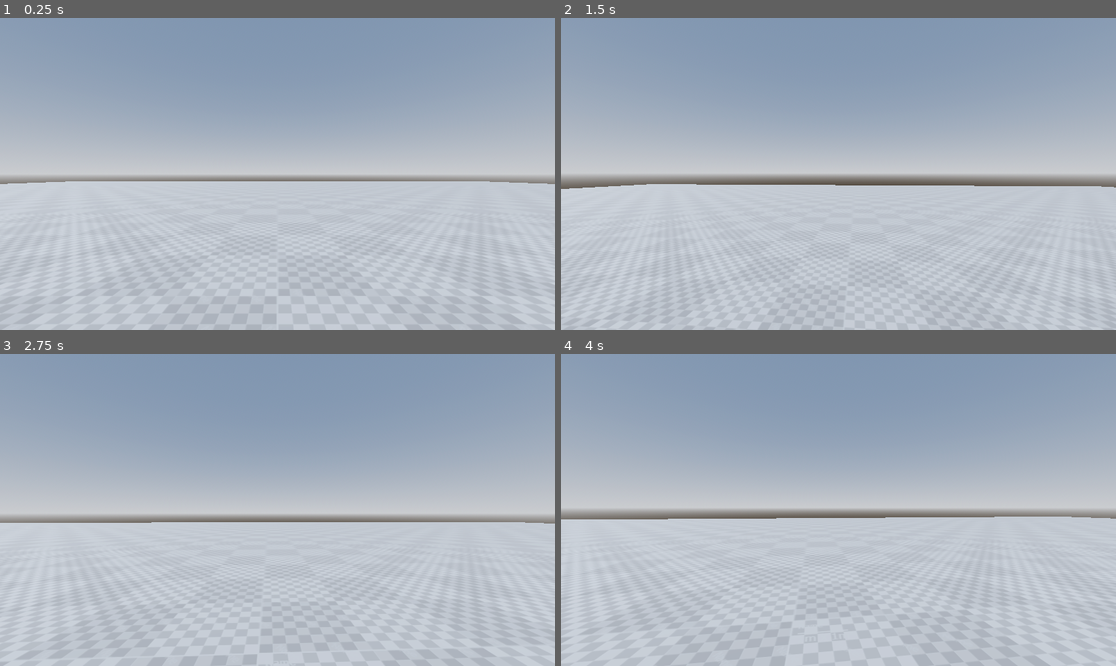
Above: before the commit, frames 1-4 (two rows, left to right).
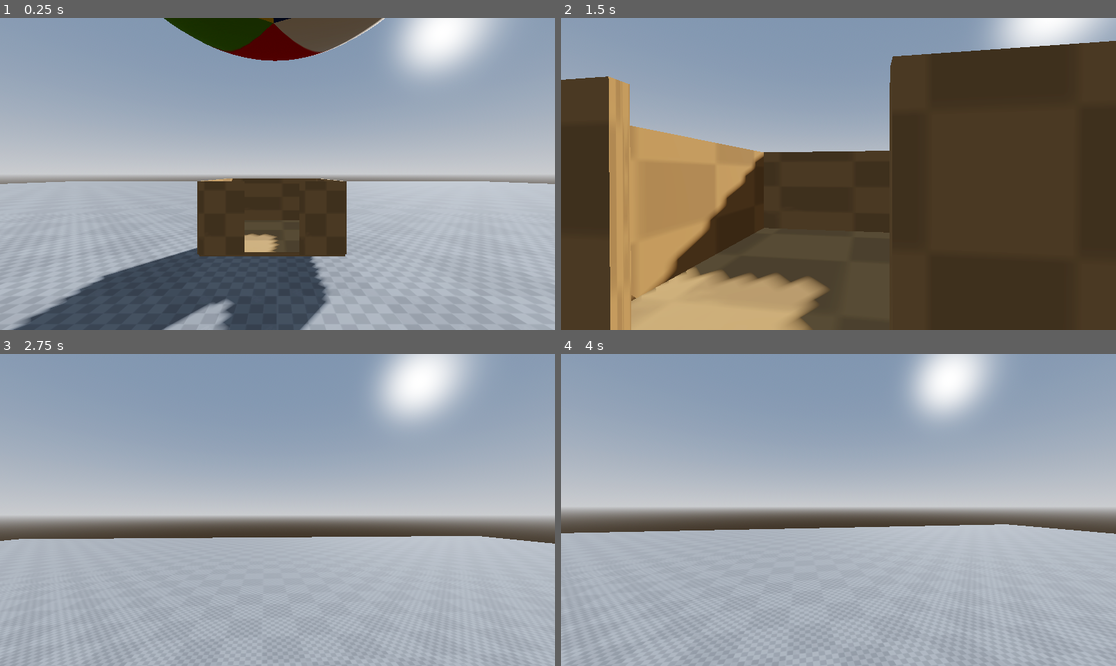
Above: after the commit, the same moments.

Repository: MagmaC4/Envelope
Game: Godot game, scene res://Scenes/master.tscn
The game is run twice, just before and just after one commit, with the same random seed, the same clock (stepped at 60 frames per second) and the same inputs.
Inputs (mouse positions are in pixels of both pictures, inside the frame that each line leads up to):
- Up to frame 1 (0.25 s): no input
- Up to frame 2 (1.5 s): move the mouse to (866, 174) at 0.52 s; press the mouse at (866, 174) at 0.53 s; hold W (move_forward) from 0.53 s (still down); tap Space (move_jump) at 0.77 s; move the mouse to (810, 174) at 1.27 s; release the mouse at (810, 174) at 1.28 s; tap Shift (sprint) at 1.35 s
- Up to frame 3 (2.75 s): keep holding W (move_forward); tap Space (move_jump) at 1.52 s; move the mouse to (288, 503) at 2.02 s; press the mouse at (288, 503) at 2.03 s
- Up to frame 4 (4 s): keep holding W (move_forward); move the mouse to (832, 516) at 2.77 s; release the mouse at (832, 516) at 2.78 s; tap Shift (sprint) at 2.85 s; tap Space (move_jump) at 3.02, 3.77 s; move the mouse to (877, 513) at 3.52 s; press the mouse at (877, 513) at 3.53 s

The runs differ from the first frame. In frame 1, 28% of the frame differs, in the area x 0-92%, y 0-100%; in frame 2, 76%, in the area x 0-100%, y 0-100%; in frame 3, 23%; in frame 4, 23%.

Commit message:
Add simple hot air ballon

Diff:
--- /dev/null
+++ b/Assets/Materials/test_grid_brown.tres
@@ -0,0 +1,8 @@
+[gd_resource type="StandardMaterial3D" format=3 uid="uid://cp4f1k41unanv"]
+
+[ext_resource type="Texture2D" uid="uid://db5xsek3jdycq" path="res://Assets/Materials/test_grid.png" id="1_c4edo"]
+
+[resource]
+albedo_color = Color(0.53587973, 0.40414417, 0.2367998, 1)
+albedo_texture = ExtResource("1_c4edo")
+uv1_scale = Vector3(0.2, 0.2, 0.2)
--- /dev/null
+++ b/Scenes/balloon_vehicle.tscn
@@ -0,0 +1,109 @@
+[gd_scene format=3 uid="uid://bexei880yacly"]
+
+[ext_resource type="Material" uid="uid://cp4f1k41unanv" path="res://Assets/Materials/test_grid_brown.tres" id="1_7b8gh"]
+[ext_resource type="Script" uid="uid://5ypa5onyceiy" path="res://Scripts/balloon_vehicle.gd" id="1_h2duu"]
+[ext_resource type="Texture2D" uid="uid://cg1ta2cg0d528" path="res://Assets/Materials/balloon_1.jpeg" id="2_qbobt"]
+
+[sub_resource type="BoxMesh" id="BoxMesh_wn7uu"]
+material = ExtResource("1_7b8gh")
+
+[sub_resource type="ConcavePolygonShape3D" id="ConcavePolygonShape3D_7b8gh"]
+data = PackedVector3Array(-0.5, 0.5, 0.5, 0.5, 0.5, 0.5, -0.5, -0.5, 0.5, 0.5, 0.5, 0.5, 0.5, -0.5, 0.5, -0.5, -0.5, 0.5, 0.5, 0.5, -0.5, -0.5, 0.5, -0.5, 0.5, -0.5, -0.5, -0.5, 0.5, -0.5, -0.5, -0.5, -0.5, 0.5, -0.5, -0.5, 0.5, 0.5, 0.5, 0.5, 0.5, -0.5, 0.5, -0.5, 0.5, 0.5, 0.5, -0.5, 0.5, -0.5, -0.5, 0.5, -0.5, 0.5, -0.5, 0.5, -0.5, -0.5, 0.5, 0.5, -0.5, -0.5, -0.5, -0.5, 0.5, 0.5, -0.5, -0.5, 0.5, -0.5, -0.5, -0.5, 0.5, 0.5, 0.5, -0.5, 0.5, 0.5, 0.5, 0.5, -0.5, -0.5, 0.5, 0.5, -0.5, 0.5, -0.5, 0.5, 0.5, -0.5, -0.5, -0.5, 0.5, 0.5, -0.5, 0.5, -0.5, -0.5, -0.5, 0.5, -0.5, 0.5, 0.5, -0.5, -0.5, -0.5, -0.5, -0.5)
+
+[sub_resource type="ConcavePolygonShape3D" id="ConcavePolygonShape3D_qbobt"]
+data = PackedVector3Array(-0.5, 0.5, 0.5, 0.5, 0.5, 0.5, -0.5, -0.5, 0.5, 0.5, 0.5, 0.5, 0.5, -0.5, 0.5, -0.5, -0.5, 0.5, 0.5, 0.5, -0.5, -0.5, 0.5, -0.5, 0.5, -0.5, -0.5, -0.5, 0.5, -0.5, -0.5, -0.5, -0.5, 0.5, -0.5, -0.5, 0.5, 0.5, 0.5, 0.5, 0.5, -0.5, 0.5, -0.5, 0.5, 0.5, 0.5, -0.5, 0.5, -0.5, -0.5, 0.5, -0.5, 0.5, -0.5, 0.5, -0.5, -0.5, 0.5, 0.5, -0.5, -0.5, -0.5, -0.5, 0.5, 0.5, -0.5, -0.5, 0.5, -0.5, -0.5, -0.5, 0.5, 0.5, 0.5, -0.5, 0.5, 0.5, 0.5, 0.5, -0.5, -0.5, 0.5, 0.5, -0.5, 0.5, -0.5, 0.5, 0.5, -0.5, -0.5, -0.5, 0.5, 0.5, -0.5, 0.5, -0.5, -0.5, -0.5, 0.5, -0.5, 0.5, 0.5, -0.5, -0.5, -0.5, -0.5, -0.5)
+
+[sub_resource type="ConcavePolygonShape3D" id="ConcavePolygonShape3D_h2duu"]
+data = PackedVector3Array(-0.5, 0.5, 0.5, 0.5, 0.5, 0.5, -0.5, -0.5, 0.5, 0.5, 0.5, 0.5, 0.5, -0.5, 0.5, -0.5, -0.5, 0.5, 0.5, 0.5, -0.5, -0.5, 0.5, -0.5, 0.5, -0.5, -0.5, -0.5, 0.5, -0.5, -0.5, -0.5, -0.5, 0.5, -0.5, -0.5, 0.5, 0.5, 0.5, 0.5, 0.5, -0.5, 0.5, -0.5, 0.5, 0.5, 0.5, -0.5, 0.5, -0.5, -0.5, 0.5, -0.5, 0.5, -0.5, 0.5, -0.5, -0.5, 0.5, 0.5, -0.5, -0.5, -0.5, -0.5, 0.5, 0.5, -0.5, -0.5, 0.5, -0.5, -0.5, -0.5, 0.5, 0.5, 0.5, -0.5, 0.5, 0.5, 0.5, 0.5, -0.5, -0.5, 0.5, 0.5, -0.5, 0.5, -0.5, 0.5, 0.5, -0.5, -0.5, -0.5, 0.5, 0.5, -0.5, 0.5, -0.5, -0.5, -0.5, 0.5, -0.5, 0.5, 0.5, -0.5, -0.5, -0.5, -0.5, -0.5)
+
+[sub_resource type="ConcavePolygonShape3D" id="ConcavePolygonShape3D_5tuot"]
+data = PackedVector3Array(-0.5, 0.5, 0.5, 0.5, 0.5, 0.5, -0.5, -0.5, 0.5, 0.5, 0.5, 0.5, 0.5, -0.5, 0.5, -0.5, -0.5, 0.5, 0.5, 0.5, -0.5, -0.5, 0.5, -0.5, 0.5, -0.5, -0.5, -0.5, 0.5, -0.5, -0.5, -0.5, -0.5, 0.5, -0.5, -0.5, 0.5, 0.5, 0.5, 0.5, 0.5, -0.5, 0.5, -0.5, 0.5, 0.5, 0.5, -0.5, 0.5, -0.5, -0.5, 0.5, -0.5, 0.5, -0.5, 0.5, -0.5, -0.5, 0.5, 0.5, -0.5, -0.5, -0.5, -0.5, 0.5, 0.5, -0.5, -0.5, 0.5, -0.5, -0.5, -0.5, 0.5, 0.5, 0.5, -0.5, 0.5, 0.5, 0.5, 0.5, -0.5, -0.5, 0.5, 0.5, -0.5, 0.5, -0.5, 0.5, 0.5, -0.5, -0.5, -0.5, 0.5, 0.5, -0.5, 0.5, -0.5, -0.5, -0.5, 0.5, -0.5, 0.5, 0.5, -0.5, -0.5, -0.5, -0.5, -0.5)
+
+[sub_resource type="ConcavePolygonShape3D" id="ConcavePolygonShape3D_sgw8h"]
+data = PackedVector3Array(-0.5, 0.5, 0.5, 0.5, 0.5, 0.5, -0.5, -0.5, 0.5, 0.5, 0.5, 0.5, 0.5, -0.5, 0.5, -0.5, -0.5, 0.5, 0.5, 0.5, -0.5, -0.5, 0.5, -0.5, 0.5, -0.5, -0.5, -0.5, 0.5, -0.5, -0.5, -0.5, -0.5, 0.5, -0.5, -0.5, 0.5, 0.5, 0.5, 0.5, 0.5, -0.5, 0.5, -0.5, 0.5, 0.5, 0.5, -0.5, 0.5, -0.5, -0.5, 0.5, -0.5, 0.5, -0.5, 0.5, -0.5, -0.5, 0.5, 0.5, -0.5, -0.5, -0.5, -0.5, 0.5, 0.5, -0.5, -0.5, 0.5, -0.5, -0.5, -0.5, 0.5, 0.5, 0.5, -0.5, 0.5, 0.5, 0.5, 0.5, -0.5, -0.5, 0.5, 0.5, -0.5, 0.5, -0.5, 0.5, 0.5, -0.5, -0.5, -0.5, 0.5, 0.5, -0.5, 0.5, -0.5, -0.5, -0.5, 0.5, -0.5, 0.5, 0.5, -0.5, -0.5, -0.5, -0.5, -0.5)
+
+[sub_resource type="ConcavePolygonShape3D" id="ConcavePolygonShape3D_3nuav"]
+data = PackedVector3Array(-0.5, 0.5, 0.5, 0.5, 0.5, 0.5, -0.5, -0.5, 0.5, 0.5, 0.5, 0.5, 0.5, -0.5, 0.5, -0.5, -0.5, 0.5, 0.5, 0.5, -0.5, -0.5, 0.5, -0.5, 0.5, -0.5, -0.5, -0.5, 0.5, -0.5, -0.5, -0.5, -0.5, 0.5, -0.5, -0.5, 0.5, 0.5, 0.5, 0.5, 0.5, -0.5, 0.5, -0.5, 0.5, 0.5, 0.5, -0.5, 0.5, -0.5, -0.5, 0.5, -0.5, 0.5, -0.5, 0.5, -0.5, -0.5, 0.5, 0.5, -0.5, -0.5, -0.5, -0.5, 0.5, 0.5, -0.5, -0.5, 0.5, -0.5, -0.5, -0.5, 0.5, 0.5, 0.5, -0.5, 0.5, 0.5, 0.5, 0.5, -0.5, -0.5, 0.5, 0.5, -0.5, 0.5, -0.5, 0.5, 0.5, -0.5, -0.5, -0.5, 0.5, 0.5, -0.5, 0.5, -0.5, -0.5, -0.5, 0.5, -0.5, 0.5, 0.5, -0.5, -0.5, -0.5, -0.5, -0.5)
+
+[sub_resource type="StandardMaterial3D" id="StandardMaterial3D_h2duu"]
+albedo_texture = ExtResource("2_qbobt")
+
+[sub_resource type="SphereMesh" id="SphereMesh_5tuot"]
+material = SubResource("StandardMaterial3D_h2duu")
+
+[sub_resource type="SphereShape3D" id="SphereShape3D_qbobt"]
+
+[sub_resource type="BoxShape3D" id="BoxShape3D_qbobt"]
+size = Vector3(1.9177399, 2.8164673, 2.017334)
+
+[node name="BalloonVehicle" type="Node3D" unique_id=58244521 groups=["Vehicle"]]
+script = ExtResource("1_h2duu")
+
+[node name="Cabin" type="StaticBody3D" parent="." unique_id=113087274]
+
+[node name="MeshInstance3D" type="MeshInstance3D" parent="Cabin" unique_id=1886948735]
+transform = Transform3D(2, 0, 0, 0, 0.05, 0, 0, 0, 2, 0, 0, 0)
+mesh = SubResource("BoxMesh_wn7uu")
+
+[node name="CollisionShape3D" type="CollisionShape3D" parent="Cabin" unique_id=2041224477]
+transform = Transform3D(2, 0, 0, 0, 0.05, 0, 0, 0, 2, 0, 0, 0)
+shape = SubResource("ConcavePolygonShape3D_7b8gh")
+
+[node name="MeshInstance3D2" type="MeshInstance3D" parent="Cabin" unique_id=593458399]
+transform = Transform3D(-4.371139e-08, -0.05, 0, 1, -2.1855695e-09, 0, 0, 0, 2, -1, 0.5, 0)
+mesh = SubResource("BoxMesh_wn7uu")
+
+[node name="CollisionShape3D2" type="CollisionShape3D" parent="Cabin" unique_id=1067889124]
+transform = Transform3D(-4.371139e-08, -0.05, 0, 1, -2.1855695e-09, 0, 0, 0, 2, -1, 0.5, 0)
+shape = SubResource("ConcavePolygonShape3D_qbobt")
+
+[node name="MeshInstance3D3" type="MeshInstance3D" parent="Cabin" unique_id=510755492]
+transform = Transform3D(-4.371139e-08, -0.05, 0, 1, -2.1855695e-09, 0, 0, 0, 2, 1, 0.5, 0)
+mesh = SubResource("BoxMesh_wn7uu")
+
+[node name="CollisionShape3D3" type="CollisionShape3D" parent="Cabin" unique_id=1661577053]
+transform = Transform3D(-4.371139e-08, -0.05, 0, 1, -2.1855695e-09, 0, 0, 0, 2, 1, 0.5, 0)
+shape = SubResource("ConcavePolygonShape3D_h2duu")
+
+[node name="MeshInstance3D4" type="MeshInstance3D" parent="Cabin" unique_id=407237889]
+transform = Transform3D(2, 0, 0, 0, -2.1855695e-09, -1, 0, 0.05, -4.371139e-08, 0, 0.5, -1)
+mesh = SubResource("BoxMesh_wn7uu")
+
+[node name="CollisionShape3D4" type="CollisionShape3D" parent="Cabin" unique_id=1024787872]
+transform = Transform3D(2, 0, 0, 0, -2.1855695e-09, -1, 0, 0.05, -4.371139e-08, 0, 0.5, -1)
+shape = SubResource("ConcavePolygonShape3D_5tuot")
+
+[node name="MeshInstance3D5" type="MeshInstance3D" parent="Cabin" unique_id=1767051178]
+transform = Transform3D(0.61692995, 0, 0, 0, -2.1855695e-09, -1, 0, 0.05, -4.371139e-08, -0.6846926, 0.5, 1.0063438)
+mesh = SubResource("BoxMesh_wn7uu")
+
+[node name="CollisionShape3D5" type="CollisionShape3D" parent="Cabin" unique_id=529451318]
+transform = Transform3D(0.44537133, 0, 0, 0, -2.1855695e-09, -1, 0, 0.05, -4.371139e-08, -0.76742864, 0.5, 1.0063438)
+shape = SubResource("ConcavePolygonShape3D_sgw8h")
+
+[node name="MeshInstance3D6" type="MeshInstance3D" parent="Cabin" unique_id=1831249068]
+transform = Transform3D(0.61692995, 0, 0, 0, -2.1855695e-09, -1, 0, 0.05, -4.371139e-08, 0.6833532, 0.5, 1.0063438)
+mesh = SubResource("BoxMesh_wn7uu")
+
+[node name="CollisionShape3D6" type="CollisionShape3D" parent="Cabin" unique_id=1258277450]
+transform = Transform3D(0.39731595, 0, 0, 0, -2.1855695e-09, -1, 0, 0.05, -4.371139e-08, 0.7894296, 0.5, 1.0063438)
+shape = SubResource("ConcavePolygonShape3D_3nuav")
+
+[node name="Balloon" type="StaticBody3D" parent="." unique_id=978523476]
+
+[node name="MeshInstance3D" type="MeshInstance3D" parent="Balloon" unique_id=559397434]
+transform = Transform3D(9.734291, 0, 0, 0, 9.734291, 0, 0, 0, 9.734291, 0, 8.776963, 0)
+mesh = SubResource("SphereMesh_5tuot")
+
+[node name="CollisionShape3D" type="CollisionShape3D" parent="Balloon" unique_id=705873064]
+transform = Transform3D(9.734291, 0, 0, 0, 9.734291, 0, 0, 0, 9.734291, 0, 8.776963, 0)
+shape = SubResource("SphereShape3D_qbobt")
+
+[node name="CabinTrigger" type="Area3D" parent="." unique_id=504987787]
+
+[node name="CollisionShape3D" type="CollisionShape3D" parent="CabinTrigger" unique_id=1665337693]
+transform = Transform3D(1, 0, 0, 0, 1, 0, 0, 0, 1, -0.019798279, 1.418437, 0.008178711)
+shape = SubResource("BoxShape3D_qbobt")
+
+[connection signal="body_entered" from="CabinTrigger" to="." method="_on_cabin_trigger_body_entered"]
+[connection signal="body_exited" from="CabinTrigger" to="." method="_on_cabin_trigger_body_exited"]
--- a/Scenes/master.tscn
+++ b/Scenes/master.tscn
@@ -2,6 +2,13 @@
 
 [ext_resource type="Material" uid="uid://m8326m50smh5" path="res://Assets/Materials/test_grid_gray.tres" id="1_dla66"]
 [ext_resource type="PackedScene" uid="uid://dkxgf5ykudbxe" path="res://Scenes/player.tscn" id="2_ui57x"]
+[ext_resource type="PackedScene" uid="uid://bexei880yacly" path="res://Scenes/balloon_vehicle.tscn" id="3_ui57x"]
+
+[sub_resource type="PlaneMesh" id="PlaneMesh_2xxif"]
+material = ExtResource("1_dla66")
+
+[sub_resource type="ConcavePolygonShape3D" id="ConcavePolygonShape3D_et0fo"]
+data = PackedVector3Array(1, 0, 1, -1, 0, 1, 1, 0, -1, -1, 0, 1, -1, 0, -1, 1, 0, -1)
 
 [sub_resource type="ProceduralSkyMaterial" id="ProceduralSkyMaterial_dla66"]
 sky_horizon_color = Color(0.66224277, 0.6717428, 0.6867428, 1)
@@ -16,31 +23,28 @@
 tonemap_mode = 2
 glow_enabled = true
 
-[sub_resource type="PlaneMesh" id="PlaneMesh_2xxif"]
-material = ExtResource("1_dla66")
-
-[sub_resource type="ConcavePolygonShape3D" id="ConcavePolygonShape3D_et0fo"]
-data = PackedVector3Array(1, 0, 1, -1, 0, 1, 1, 0, -1, -1, 0, 1, -1, 0, -1, 1, 0, -1)
-
 [node name="Master" type="Node3D" unique_id=925668592]
-
-[node name="DirectionalLight3D" type="DirectionalLight3D" parent="." unique_id=1673396798]
-transform = Transform3D(-0.8660254, -0.43301278, 0.25, 0, 0.49999997, 0.86602545, -0.50000006, 0.75, -0.43301266, 0, 0, 0)
-shadow_enabled = true
-metadata/_edit_lock_ = true
-
-[node name="WorldEnvironment" type="WorldEnvironment" parent="." unique_id=1096933158]
-environment = SubResource("Environment_2xxif")
 
 [node name="Ground" type="MeshInstance3D" parent="." unique_id=705273356]
 transform = Transform3D(41.62596, 0, 0, 0, 41.62596, 0, 0, 0, 41.62596, 0, 0, 0)
 mesh = SubResource("PlaneMesh_2xxif")
 metadata/_edit_group_ = true
+metadata/_edit_lock_ = true
 
 [node name="StaticBody3D" type="StaticBody3D" parent="Ground" unique_id=1139955677]
 
 [node name="CollisionShape3D" type="CollisionShape3D" parent="Ground/StaticBody3D" unique_id=1347175671]
 shape = SubResource("ConcavePolygonShape3D_et0fo")
 
+[node name="WorldEnvironment" type="WorldEnvironment" parent="." unique_id=1096933158]
+environment = SubResource("Environment_2xxif")
+
+[node name="DirectionalLight3D" type="DirectionalLight3D" parent="." unique_id=86133595]
+transform = Transform3D(-0.77714586, -0.30028582, 0.5530576, 0, 0.8788171, 0.47715878, -0.6293205, 0.37082198, -0.68296903, 0, 0, 0)
+shadow_enabled = true
+
 [node name="Player" parent="." unique_id=674056149 instance=ExtResource("2_ui57x")]
 transform = Transform3D(1, 0, 0, 0, 1, 0, 0, 0, 1, 0, 1, 0)
+
+[node name="BalloonVehicle" parent="." unique_id=58244521 instance=ExtResource("3_ui57x")]
+transform = Transform3D(1, 0, 0, 0, 1, 0, 0, 0, 1, -0.07545018, 0.025, -3.787043)
--- a/Scenes/player.tscn
+++ b/Scenes/player.tscn
@@ -7,7 +7,7 @@
 
 [sub_resource type="CapsuleShape3D" id="CapsuleShape3D_v0iea"]
 
-[node name="Player" type="CharacterBody3D" unique_id=1001349575]
+[node name="Player" type="CharacterBody3D" unique_id=1001349575 groups=["Player"]]
 script = ExtResource("1_v0iea")
 
 [node name="Camera3D" type="Camera3D" parent="." unique_id=491592900]
--- /dev/null
+++ b/Scripts/balloon_vehicle.gd
@@ -0,0 +1,31 @@
+extends Node3D
+
+# Local Movement
+@onready var cabin_trigger: Area3D = $CabinTrigger
+
+# Move up and down
+@onready var start_pos = position
+@onready var end_pos = start_pos + 3 * Vector3.UP
+var direction_up = true
+var can_move = true
+
+# Called every frame. 'delta' is the elapsed time since the previous frame.
+func _process(delta: float) -> void:
+	move_up_and_down()
+
+# Use Tweens (lightweight animation keyframes) to move balloon up and down
+func move_up_and_down():
+	if direction_up and can_move:
+		var tween = create_tween()
+		tween.tween_property(self, "position", end_pos, 1.0).set_trans(Tween.TRANS_QUAD)
+		direction_up = !direction_up
+		can_move = false
+		await tween.finished
+		can_move = true
+	elif not direction_up and can_move:
+		var tween = create_tween()
+		tween.tween_property(self, "position", start_pos, 1.0).set_trans(Tween.TRANS_QUAD)
+		direction_up = !direction_up
+		can_move = false
+		await tween.finished
+		can_move = true
--- a/Scripts/camera_control.gd
+++ b/Scripts/camera_control.gd
@@ -1,7 +1,7 @@
 extends Camera3D
 
-@export var camera_sensitivity_controller := 500
-@export var camera_sensitivity_mouse := 5
+@export var camera_sensitivity_controller := 100
+@export var camera_sensitivity_mouse := 7.5 # 0 - 10
 var mouse_input : Vector2 = Vector2.ZERO
 
 # Called when the node enters the scene tree for the first time.
--- a/project.godot
+++ b/project.godot
@@ -14,6 +14,10 @@
 run/main_scene="uid://t36gu0pei00o"
 config/features=PackedStringArray("4.6", "Forward Plus")
 config/icon="res://Assets/icon.svg"
+
+[global_group]
+
+Player=""
 
 [input]
 
Binary file added: Assets/Materials/balloon_1.jpeg
Not shown, added: Assets/Materials/balloon_1.jpeg.import
Binary file added: Assets/Materials/balloon_2.jpg
Not shown, added: Assets/Materials/balloon_2.jpg.import
Not shown, added: Scripts/balloon_vehicle.gd.uid
